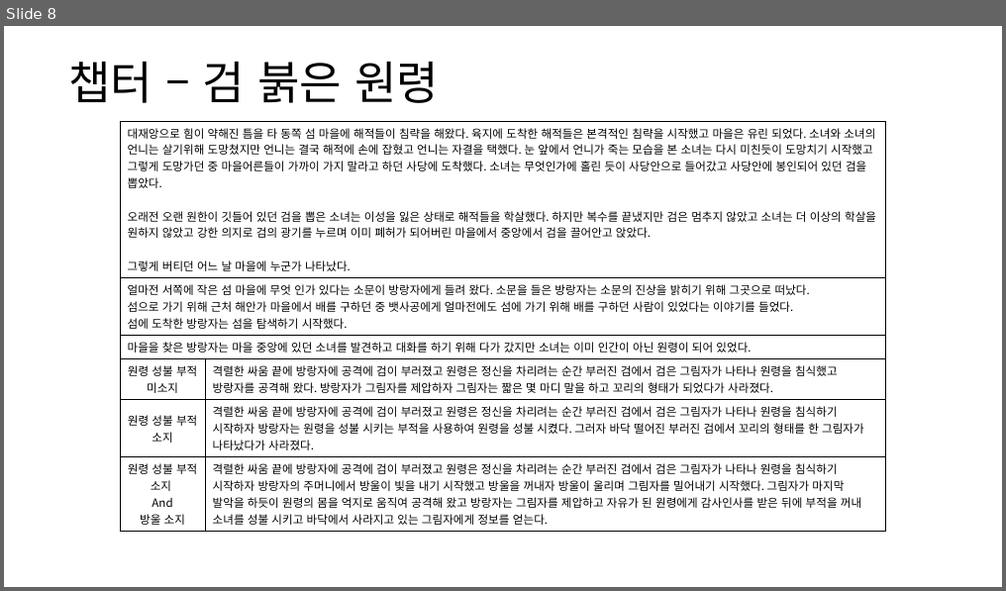
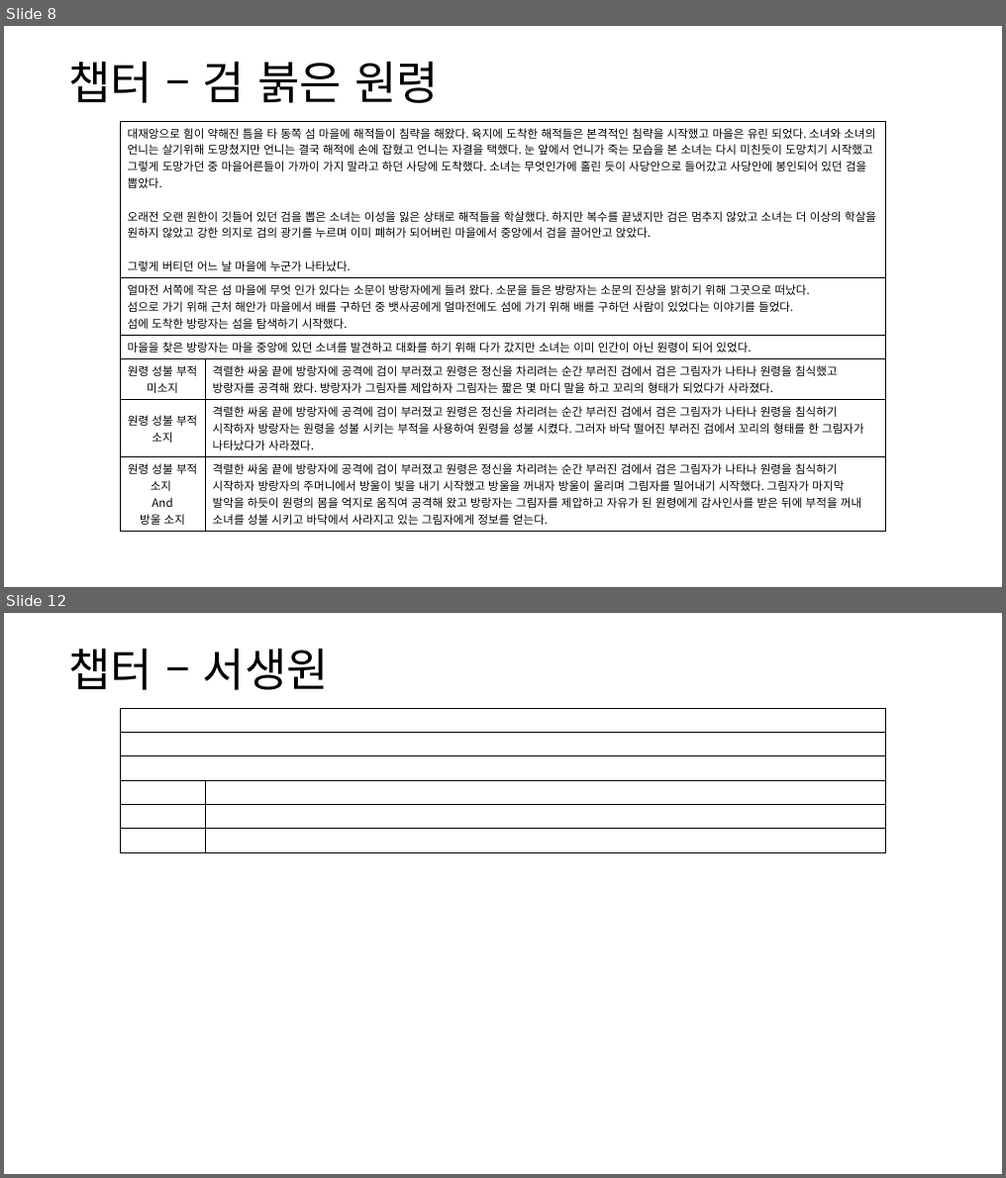
Before and after one commit to yjk0401/unityenginebasic_9th, a slide deck: 기획/메인 스토리 기획서.pptx. Shown one above the other, each under a label of ours: slide 8 before the commit, slides 8 and 12 after it; the slides between them are not shown. The pictures are 1006x591 and 1006x1178 pixels, drawn with LibreOffice and Linux fonts; fonts in the diff are those of the drawing. Boxes give left, top, right and bottom in pixels: in the first picture for what was removed or moved away, otherwise in the second. Text is boxed around its words. In the diff, an @@ line names an element or a change of style, - is before the commit and + after.

```diff
--- a/기획/메인 스토리 기획서.pptx
+++ b/기획/메인 스토리 기획서.pptx
@@ slide 12 added at box(4, 613, 1002, 1174), background #FFFFFF @@
@@ title added at box(68, 648, 330, 690), 44 pt, text #000000 @@
+챕터 – 서생원
@@ table added at box(120, 708, 887, 836), 6 rows, 2 columns @@
+ | 
+ | 
+ | 
+ | 
+ | 
+ | 
```
Also in this commit, not shown: 8 slides changed, 6 other slides added, 2 slides removed.
